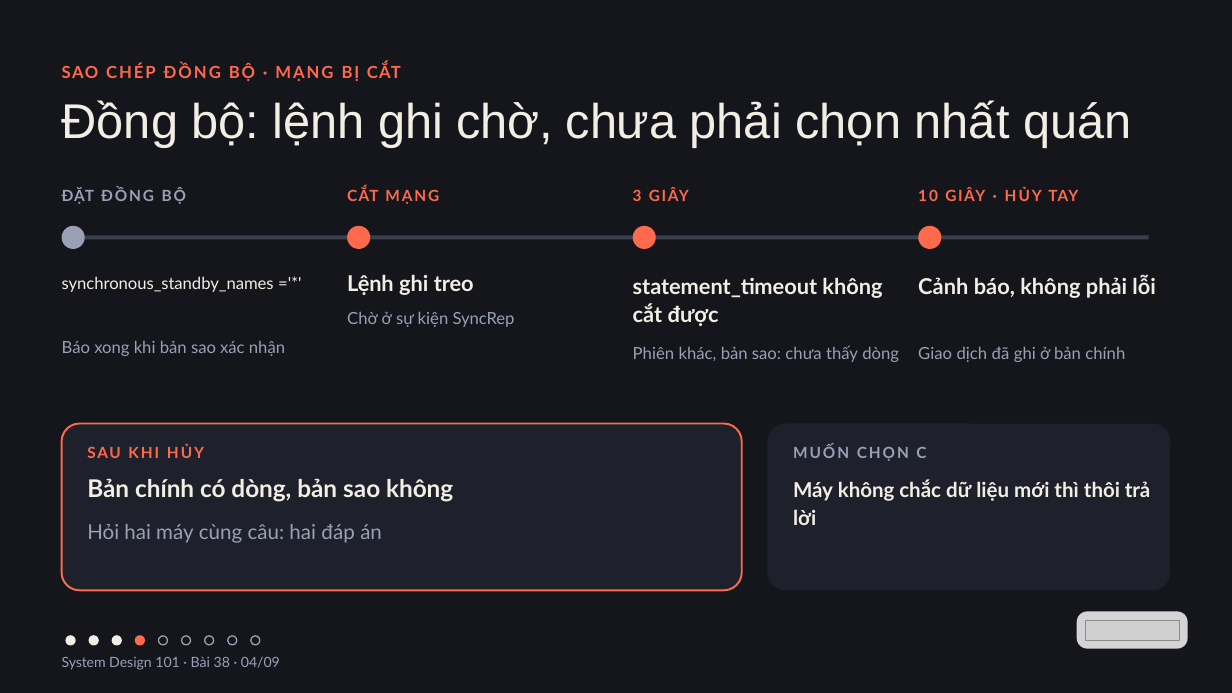
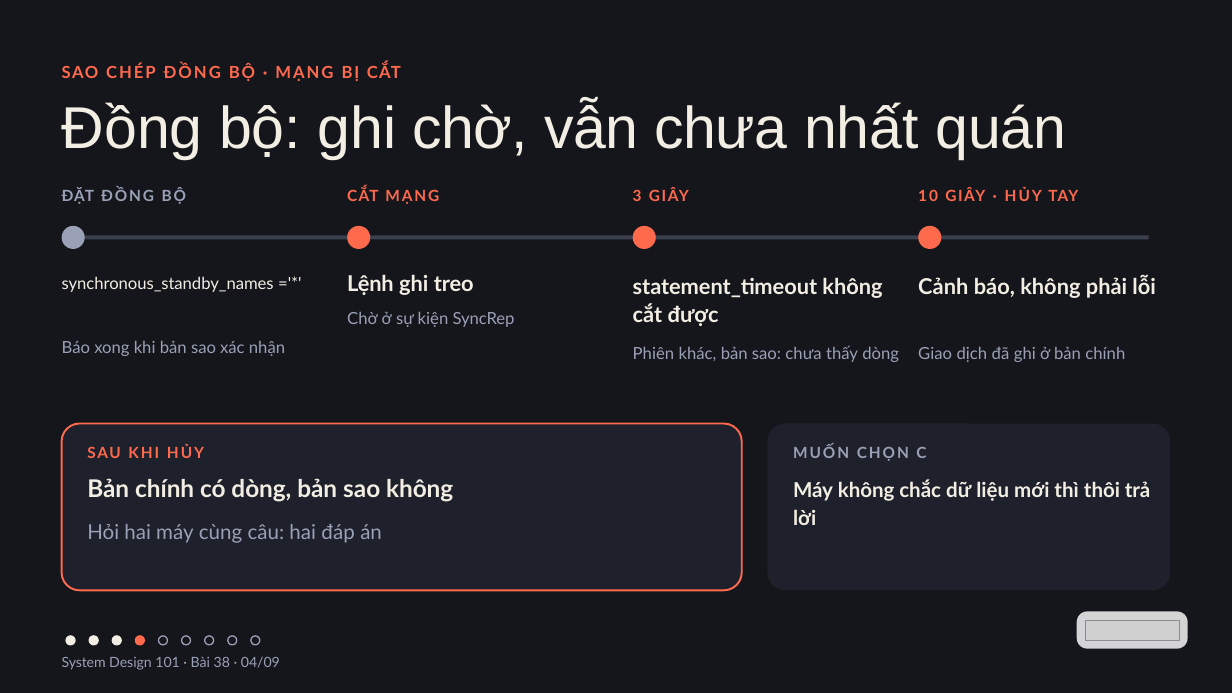
Before and after one commit to vohoailinh90/tool-marketing-studio, a slide deck: slide 4 of system-design-101/vi/lessons/sd-04-038/slides/sd-04-038.pptx. Drawn at 1232x693 pixels with LibreOffice and Linux fonts; fonts in the diff are those of the drawing; grey boxes stand for pictures. Boxes give left, top, right and bottom in pixels: in the first picture for what was removed or moved away, otherwise in the second. Text is boxed around its words. In the diff, an @@ line names an element or a change of style, - is before the commit and + after.

```diff
--- a/system-design-101/vi/lessons/sd-04-038/slides/sd-04-038.pptx
+++ b/system-design-101/vi/lessons/sd-04-038/slides/sd-04-038.pptx
@@ text at bbox=[62, 101, 1066, 159]: text changed; size 57 to 69 pt @@
-Đồng bộ: lệnh ghi chờ, chưa phải chọn nhất quán
+Đồng bộ: ghi chờ, vẫn chưa nhất quán
```
Also in this commit, not shown: 6 other slides changed, 2 other files.
